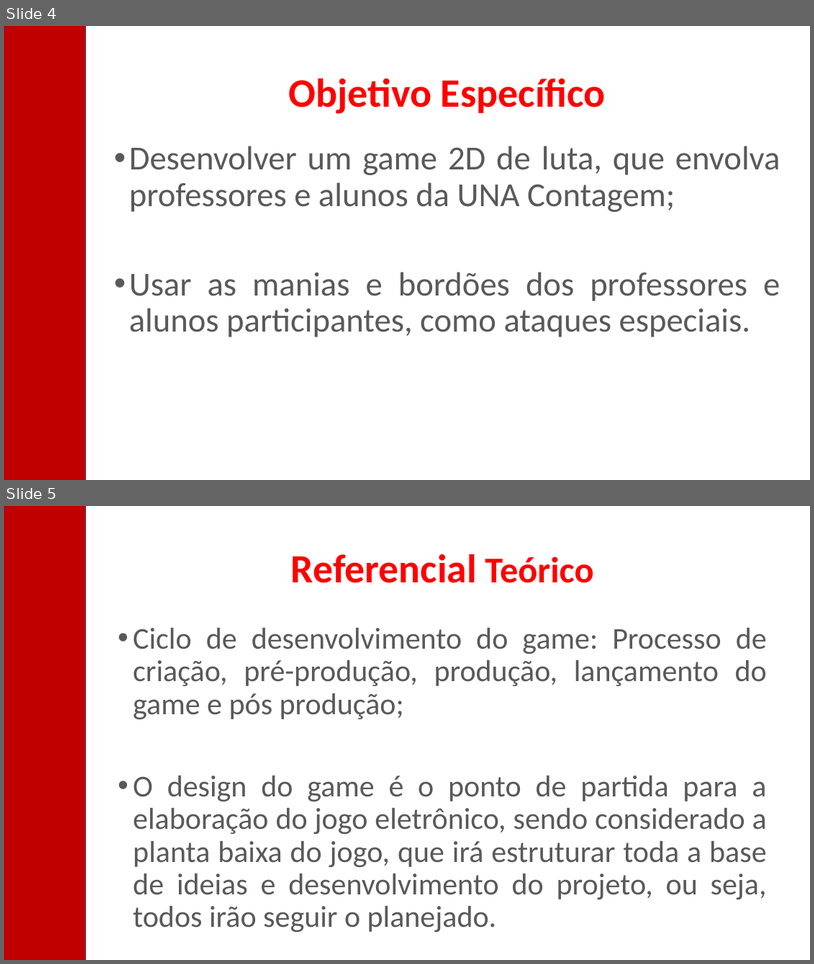
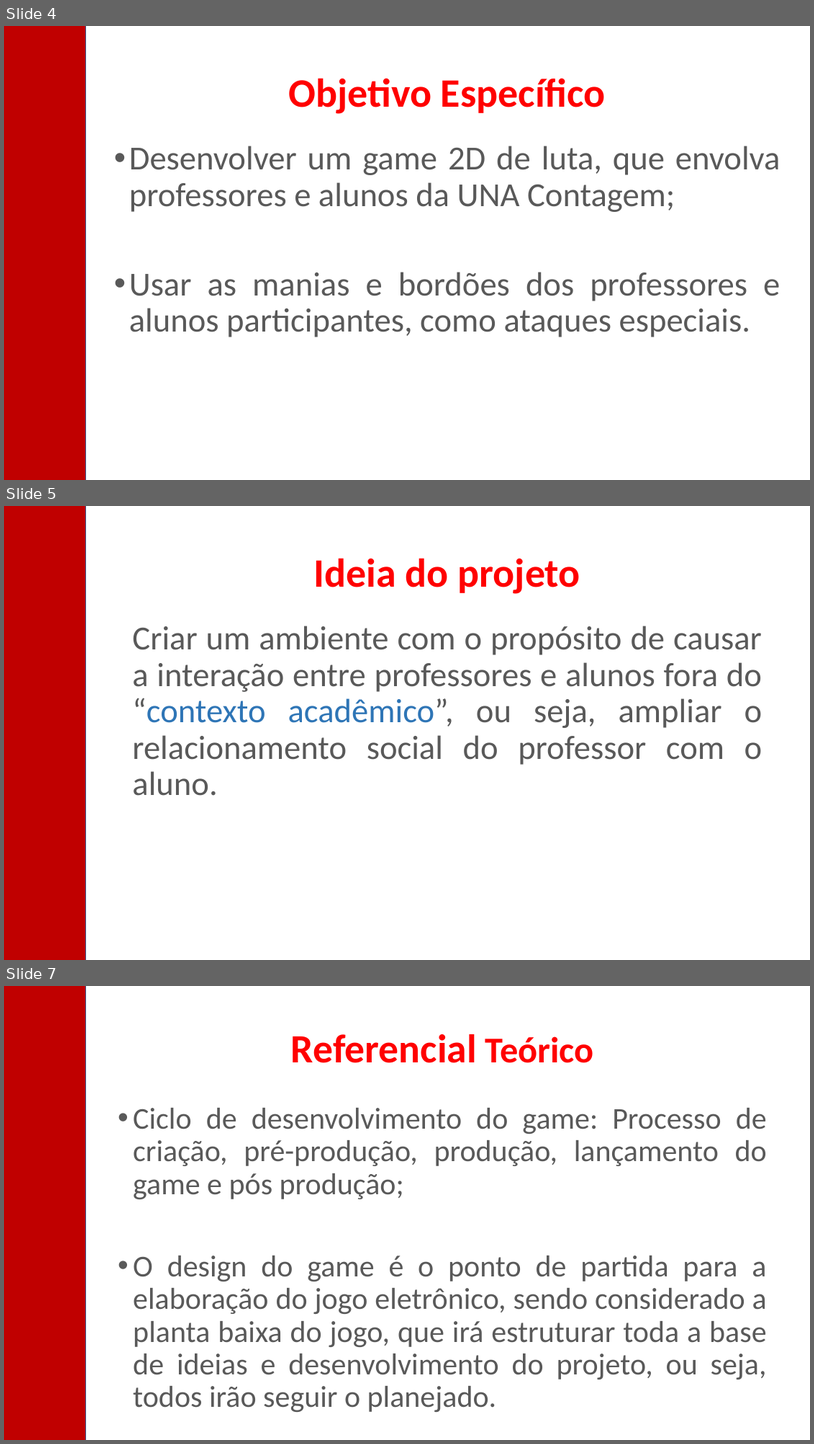
Before and after one commit to pomerwe/UNA_Fighters, a slide deck: UNA_Fighters/UNA FIGHTERS - Apresentação.pptx. Shown one above the other, each under a label of ours: slides 4 and 5 before the commit, slides 4, 5 and 7 after it; the slides between them are not shown. The pictures are 814x964 and 814x1444 pixels, drawn with LibreOffice and Linux fonts; fonts in the diff are those of the drawing. Boxes give left, top, right and bottom in pixels: in the first picture for what was removed or moved away, otherwise in the second. Text is boxed around its words. In the diff, an @@ line names an element or a change of style, - is before the commit and + after.

```diff
--- a/UNA_Fighters/UNA FIGHTERS - Apresentação.pptx
+++ b/UNA_Fighters/UNA FIGHTERS - Apresentação.pptx
@@ slide 5 added at (4, 506, 810, 960), background #FFFFFF @@
@@ rectangle added at (4, 506, 85, 960), fill #C00000, outline #325491 1 pt @@
@@ title added at (314, 558, 581, 594), 48 pt, text #FF0000, bold @@
+Ideia do projeto
@@ text added at (132, 626, 763, 795), 40 pt, text #595959 @@
+Criar um ambiente com o propósito de causar a interação entre professores e alunos fora do “contexto acadêmico”, ou seja, ampliar o relacionamento social do professor com o aluno.
@@ what was slide 5 is now slide 7 @@
```
Also in this commit, not shown: 4 slides changed, 1 other slide added.
